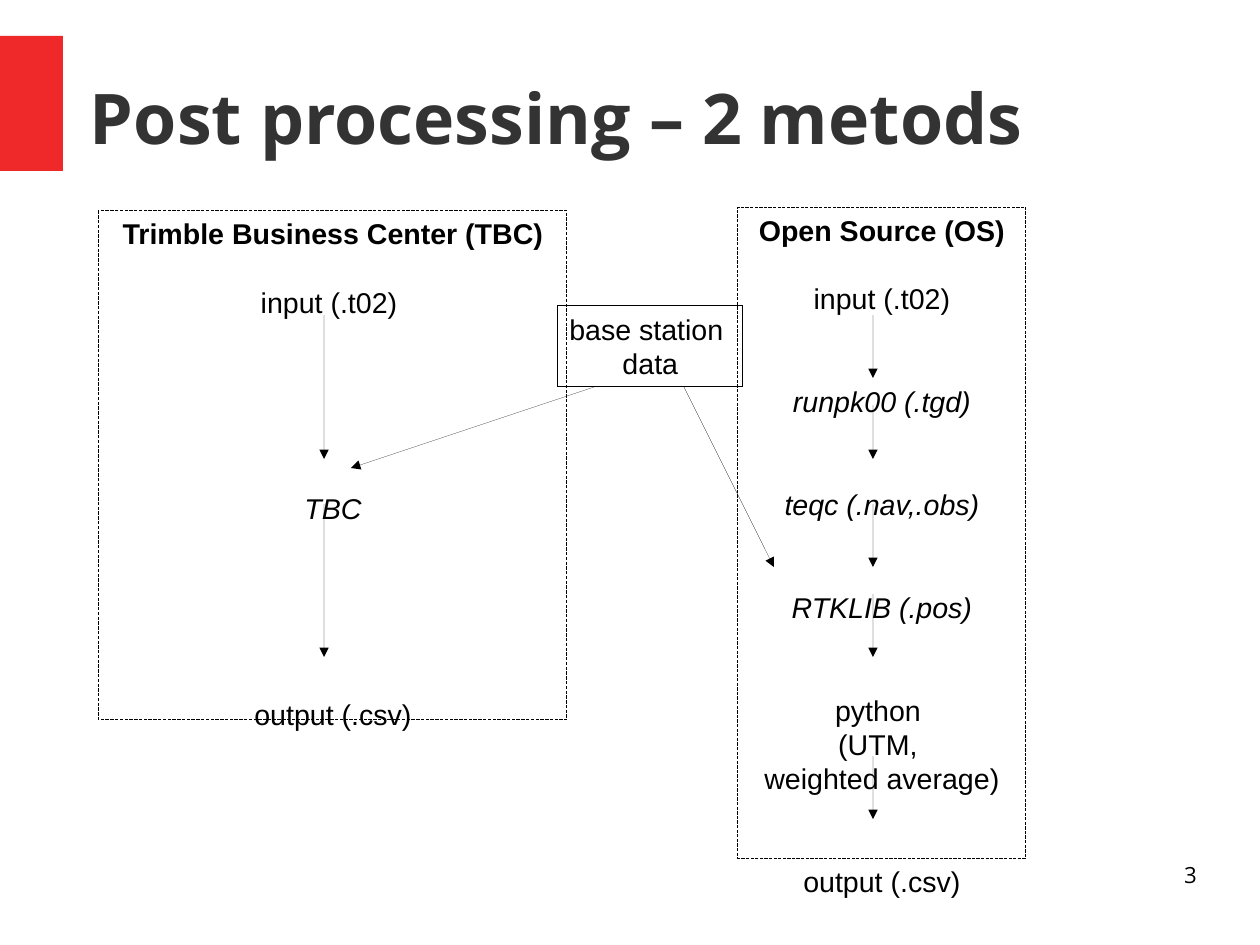
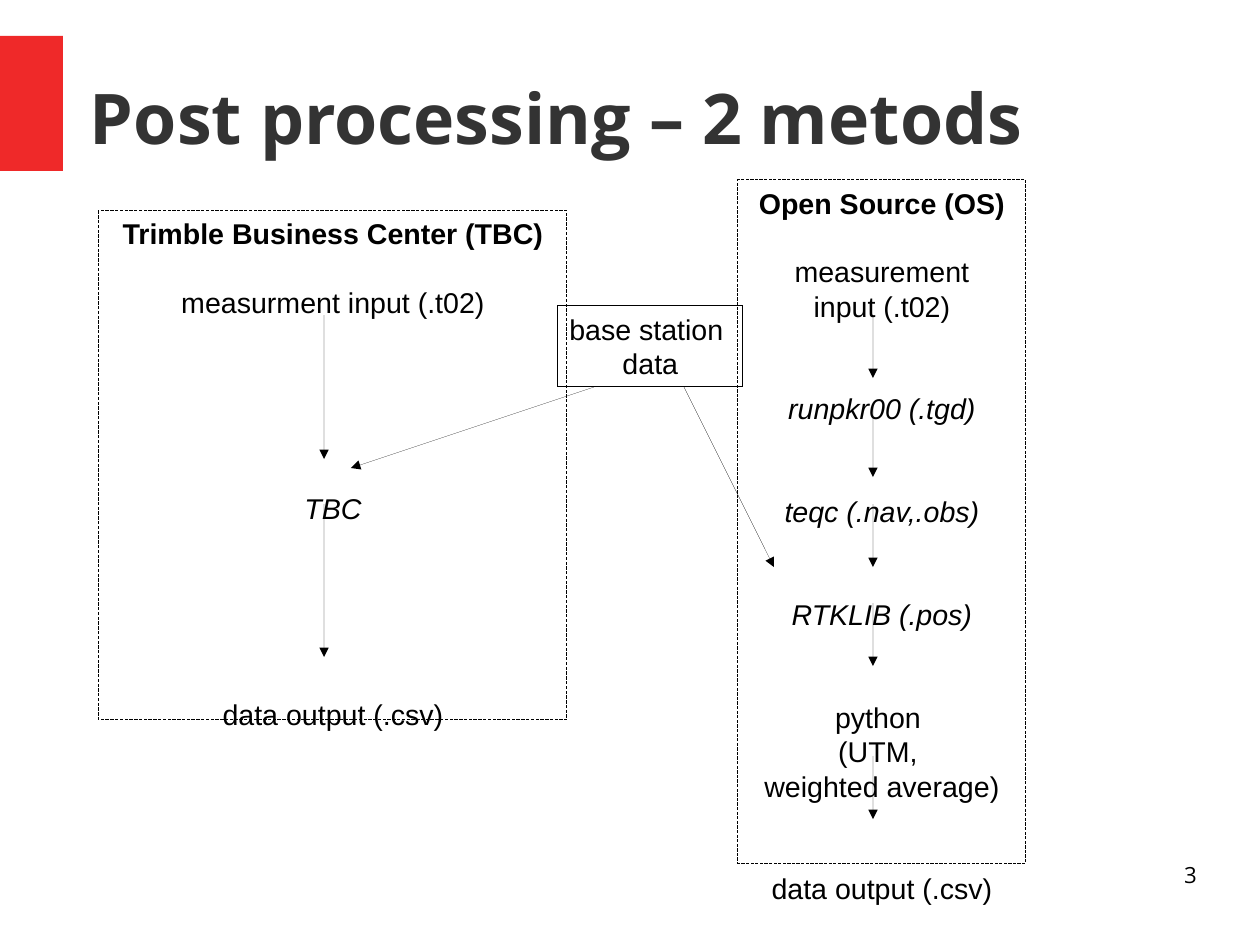
Before and after one commit to Standard24/SnowAirIceSea, a slide deck: slide 3 of presentation/Presentation_Processing.odp. Drawn at 1260x945 pixels with LibreOffice and Linux fonts; fonts in the diff are those of the drawing. Boxes give left, top, right and bottom in pixels: in the first picture for what was removed or moved away, otherwise in the second. Text is boxed around its words. In the diff, an @@ line names an element or a change of style, - is before the commit and + after.

Commit message:
update presentation

```diff
--- a/presentation/Presentation_Processing.odp
+++ b/presentation/Presentation_Processing.odp
@@ rectangle "Open Source (OS)" resized from (x1=739, y1=207, x2=1027, y2=859) to (x1=739, y1=180, x2=1027, y2=863) @@
@@ text in rectangle at (x1=795, y1=263, x2=970, y2=283): paragraph added @@
+measurement
@@ text in rectangle at (x1=181, y1=292, x2=485, y2=319): text changed @@
-input (.t02)
+measurment input (.t02)
@@ text in rectangle at (x1=788, y1=398, x2=976, y2=425): text changed @@
-runpk00 (.tgd)
+runpkr00 (.tgd)
@@ arrow moved from (874, 405) - (874, 460) to (874, 405) - (874, 477) @@
@@ arrow moved from (874, 595) - (874, 657) to (874, 604) - (874, 667) @@
@@ text in rectangle at (x1=223, y1=704, x2=443, y2=730): text changed @@
-output (.csv)
+data output (.csv)
@@ text in rectangle at (x1=772, y1=878, x2=992, y2=905): text changed @@
-output (.csv)
+data output (.csv)
```
Also in this commit, not shown: 2 other slides changed, 1 slide added, 2 other files.
